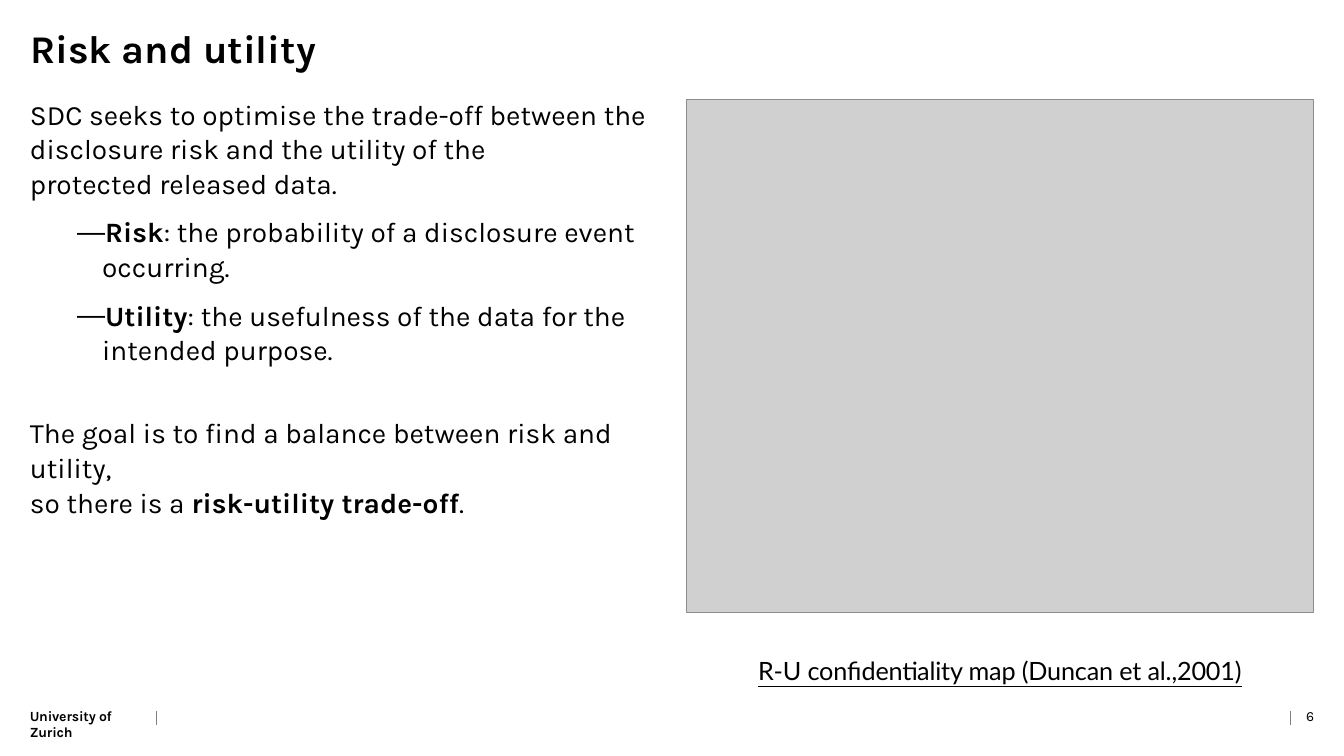
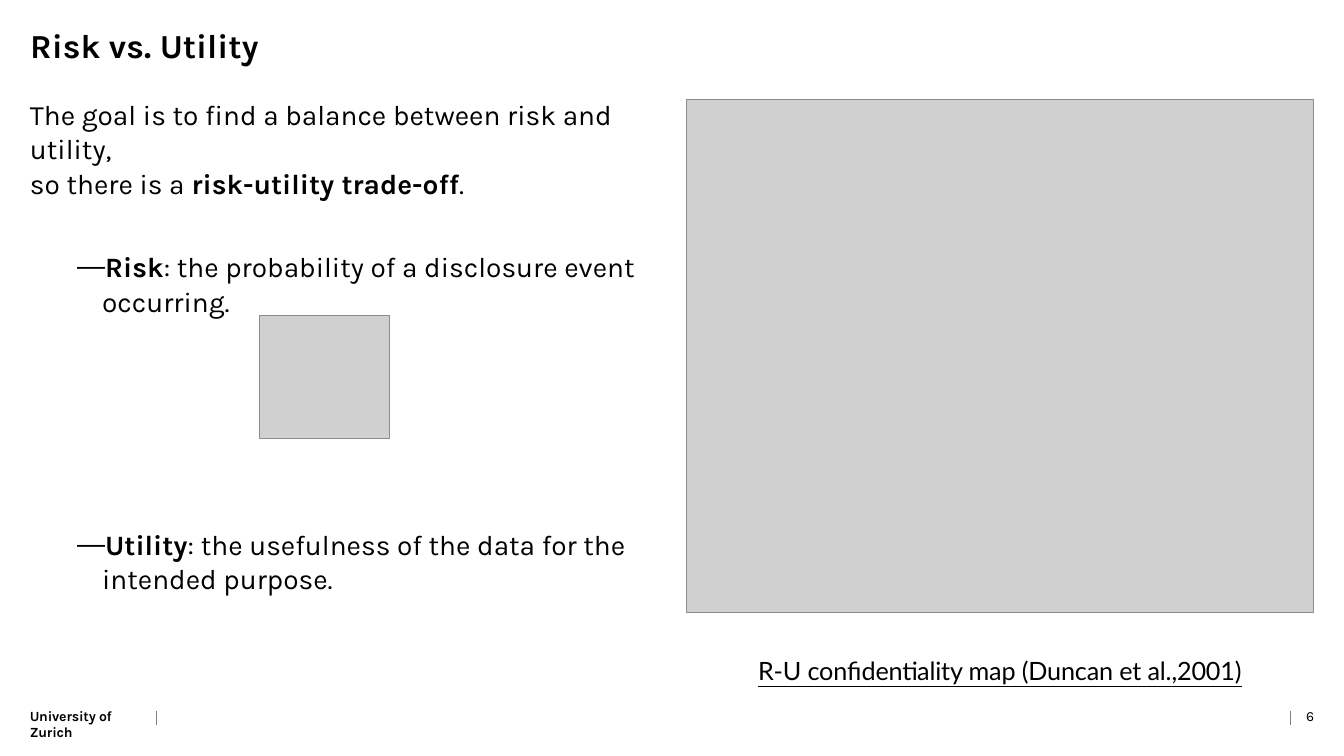
Before and after one commit to Kyoshido/2024_11-Python-project-Data-anonymization, a slide deck: slide 6 of Presentation/Presentation.pptx. Drawn at 1344x756 pixels with LibreOffice and Linux fonts; fonts in the diff are those of the drawing; grey boxes stand for pictures. Boxes give left, top, right and bottom in pixels: in the first picture for what was removed or moved away, otherwise in the second. Text is boxed around its words. In the diff, an @@ line names an element or a change of style, - is before the commit and + after.

```diff
--- a/Presentation/Presentation.pptx
+++ b/Presentation/Presentation.pptx
@@ title at (x1=30, y1=34, x2=259, y2=67): text changed; size 28 to 24 pt @@
-Risk and utility
+Risk vs. Utility
@@ text at (x1=30, y1=105, x2=612, y2=201): text changed @@
-SDC seeks to optimise the trade-off between the disclosure risk and the utility of the
-protected released data.
+    The goal is to find a balance between risk and utility,
+    so there is a risk-utility trade-off.
@@ picture added at (x1=259, y1=316, x2=389, y2=439) @@
@@ text at (x1=30, y1=423, x2=612, y2=520): paragraphs removed @@
-    The goal is to find a balance between risk and utility,
-    so there is a risk-utility trade-off.
```
Also in this commit, not shown: 6 other slides changed, 1 slide added, 1 slide removed, 2 other files.
